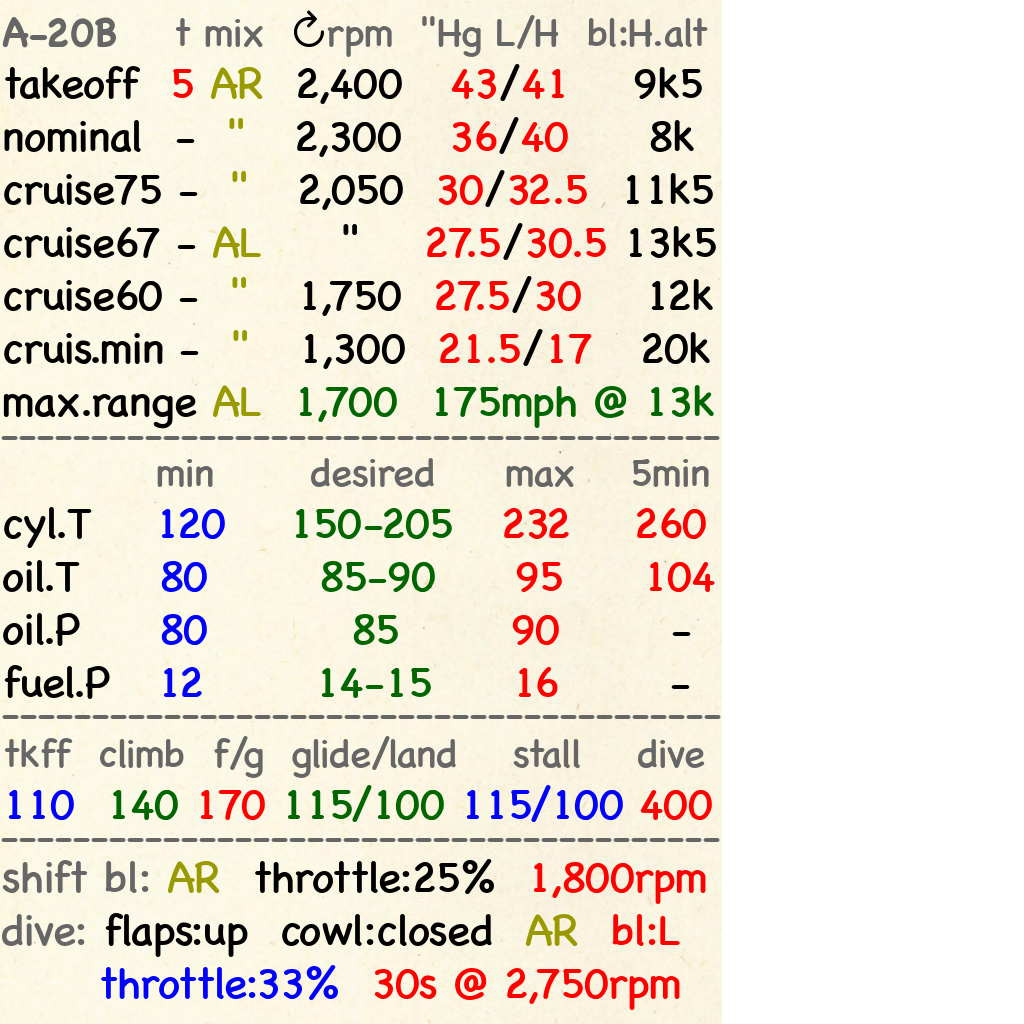
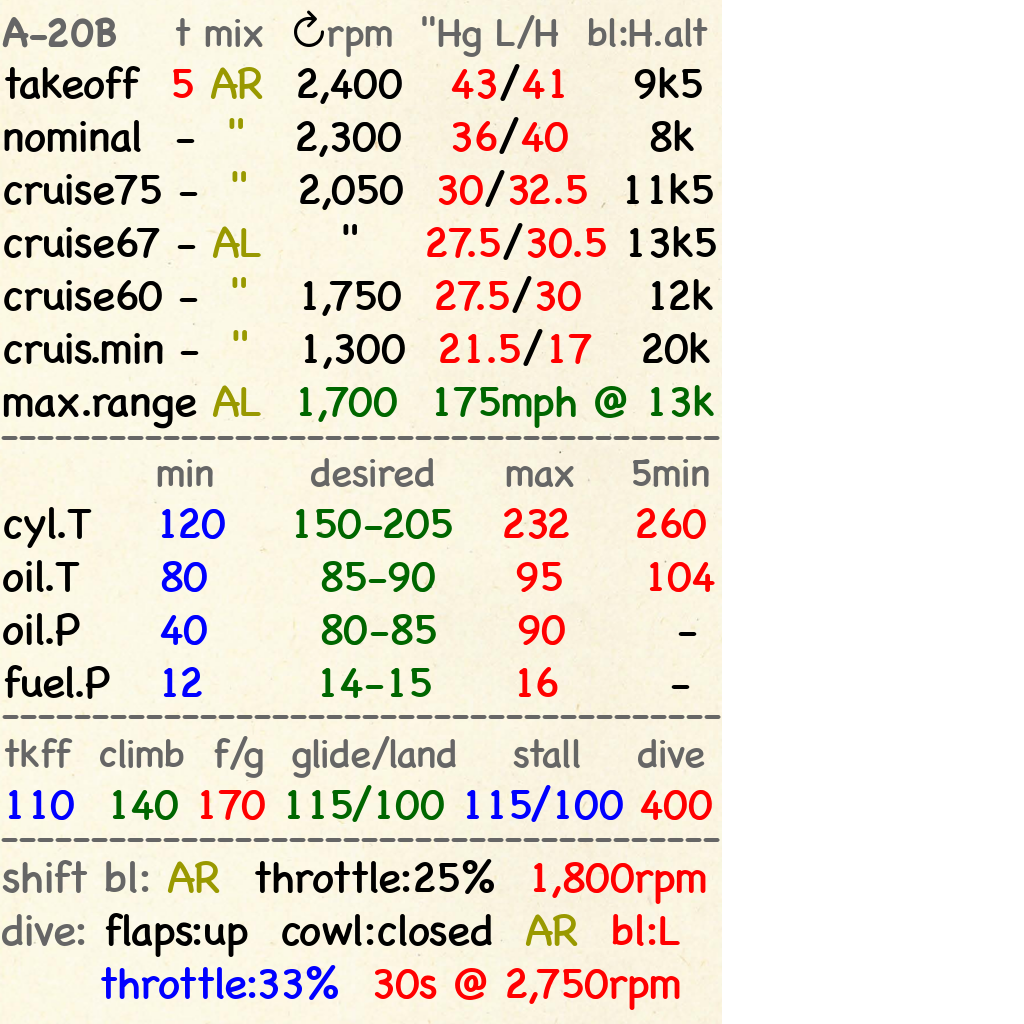
Two versions of the same layered image (1024px x 1024px). Layer-by-layer changes:
painted on "min desired ..." over [160, 614, 697, 645]
